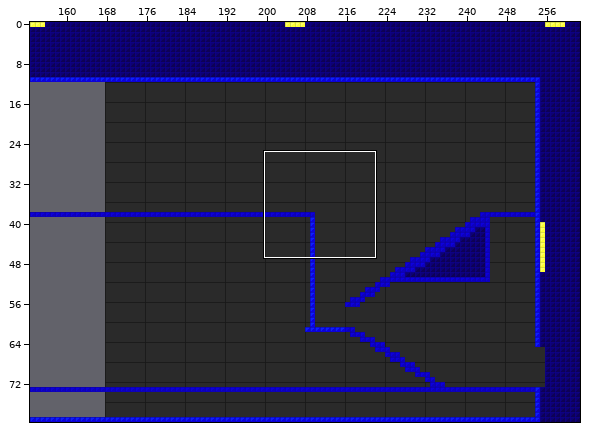
Tiled map: src/Assets/Prototype/Scenes/upper_basement.tmx. The picture above shows the old version from afar; the outline marks the close-up.
Close-up. First the earlier version:
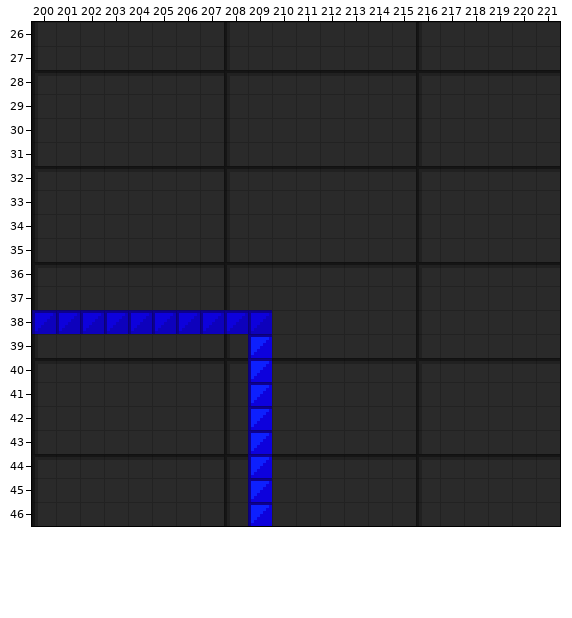
Cells are 8x8 px. Shown: x 200..221, y 26..46. The commit also changed other parts of the map, which this record leaves out.
New version:
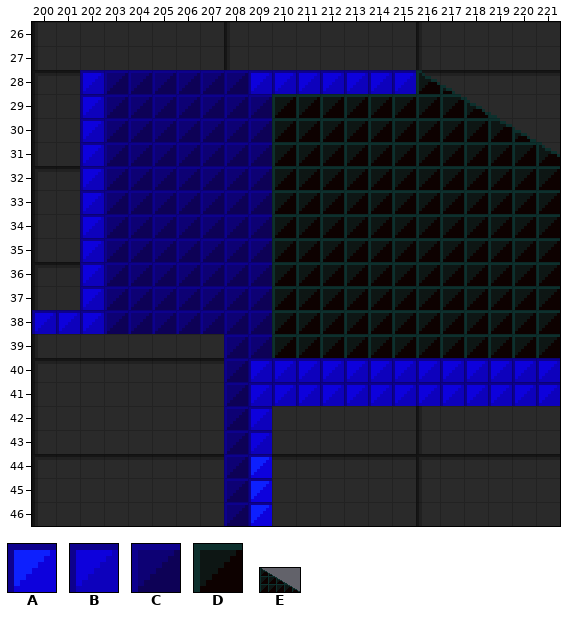
Key: from "Blocks_8x8": A 0, B 1, C 4, D 10; from "stairs": E 0.
_ is an empty cell.
What changed:
Layer "Real Background Decor":
y 29: x 210..215 ______ -> DDDDDD
y 30: x 210..216 _______ -> DDDDDDE
y 31..32: x 210..220 ___________ -> DDDDDDDDDDD
y 33: x 210..221 ____________ -> DDDDDDDDDDDE
y 34..39: x 210..221 ____________ -> DDDDDDDDDDDD
Layer "Real Platforms":
y 28: x 202..215 ______________ -> BCCCCCCBBBBBBB
y 29..37: x 202..209 ________ -> BCCCCCCC
y 38: x 203..209 BBBBBBB -> CCCCCCC
y 39: x 208..209 _A -> CC
y 40..41: x 208..221 _A____________ -> CBBBBBBBBBBBBB
y 42..43: x 208..209 _A -> CB
y 44..46: x 208 _ -> C
Pixel boxes of the changes (left, top, right, bottom) in both close-ups:
changed: (80, 70, 560, 526)
